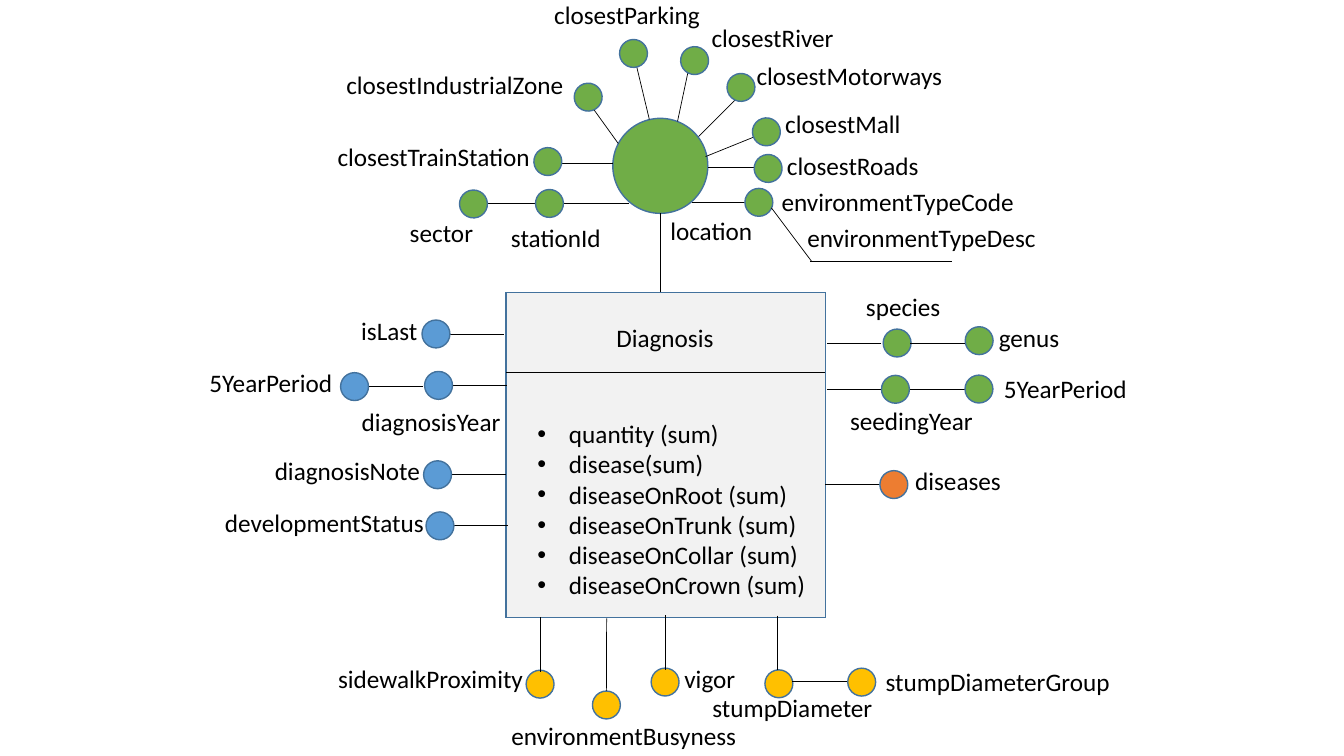
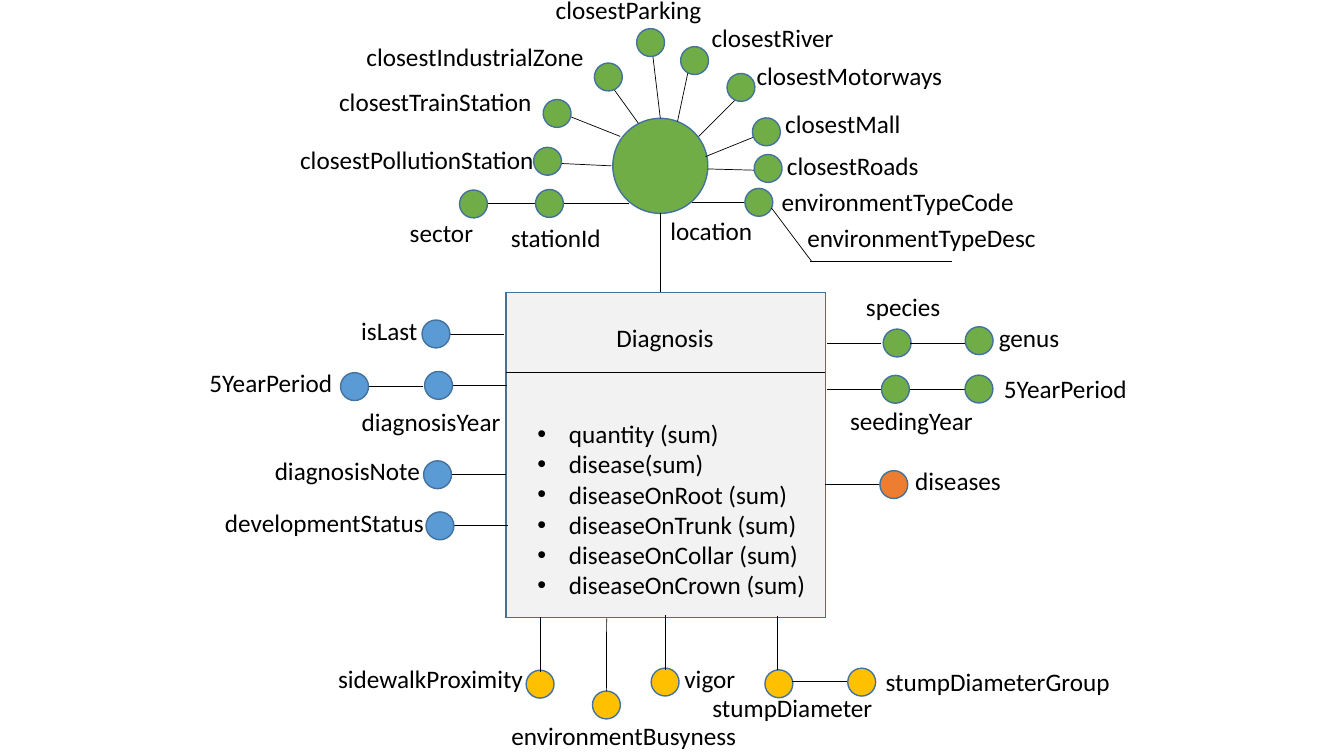
Before and after one commit to mroklom/Projet-Decisionnel-JVCTL, a slide deck: slide 1 of df-model/df-model.pptx. Drawn at 1344x756 pixels with LibreOffice and Linux fonts; fonts in the diff are those of the drawing. Boxes give left, top, right and bottom in pixels: in the first picture for what was removed or moved away, otherwise in the second. Text is boxed around its words. In the diff, an @@ line names an element or a change of style, - is before the commit and + after.

```diff
--- a/df-model/df-model.pptx
+++ b/df-model/df-model.pptx
@@ text "closestParking": place and size @@
-text "closestParking" at [554, 6, 700, 29]
+text "closestParking" at [556, 1, 702, 24]
@@ ellipse: place and size @@
-ellipse at [614, 34, 654, 73]
+ellipse at [631, 22, 671, 62]
@@ text "closestIndustrialZone": place and size @@
-text "closestIndustrialZone" at [346, 76, 563, 95]
+text "closestIndustrialZone" at [366, 48, 583, 67]
@@ ellipse: place and size @@
-ellipse at [569, 78, 609, 118]
+ellipse at [589, 58, 629, 98]
@@ line moved from (635, 58) - (649, 120) to (652, 48) - (660, 118) @@
@@ text "closestTrainStation": place and size @@
-text "closestTrainStation" at [338, 148, 530, 167]
+text "closestTrainStation" at [339, 93, 531, 112]
@@ line moved from (591, 105) - (618, 143) to (611, 85) - (638, 123) @@
@@ ellipse: place and size @@
-ellipse at [529, 141, 568, 181]
+ellipse at [538, 94, 577, 134]
@@ line moved from (559, 163) - (613, 163) to (568, 116) - (620, 136) @@
@@ ellipse added at [528, 141, 567, 181], fill #70AD47, outline #43739E 1 pt @@
@@ text added at [300, 151, 533, 170], 18 pt, text #000000 @@
+closestPollutionStation
@@ line added from (559, 163) to (611, 166), #000000 0.5 pt @@
@@ line moved from (708, 167) - (762, 167) to (708, 169) - (762, 170) @@
```
Also in this commit, not shown: 2 other files.
